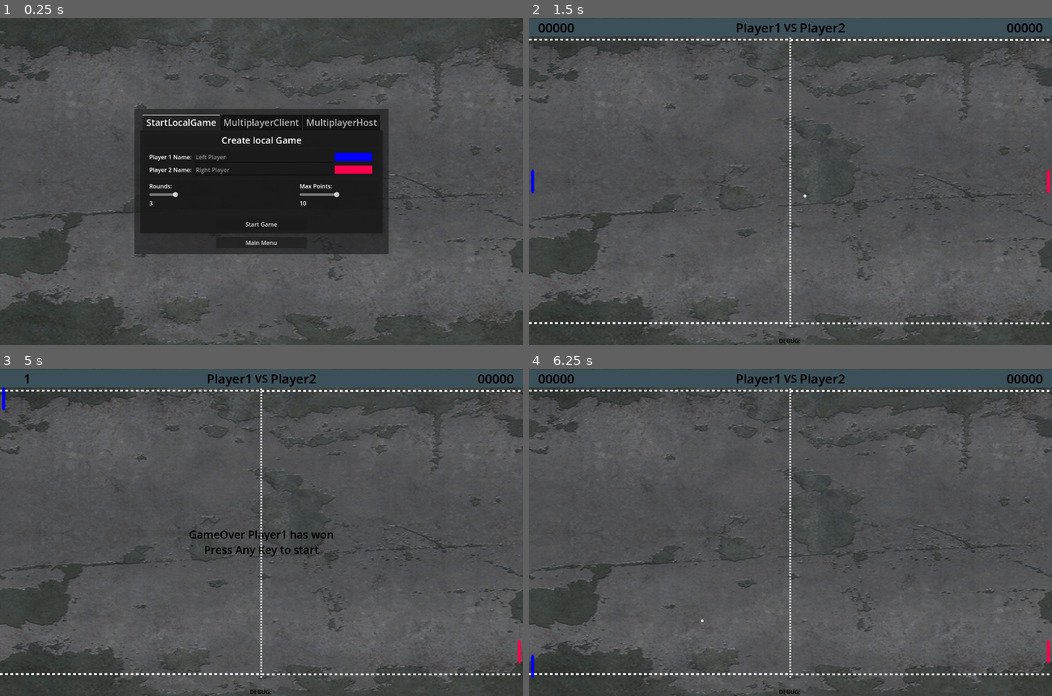
Above: before the commit, frames 1-4 (two rows, left to right).
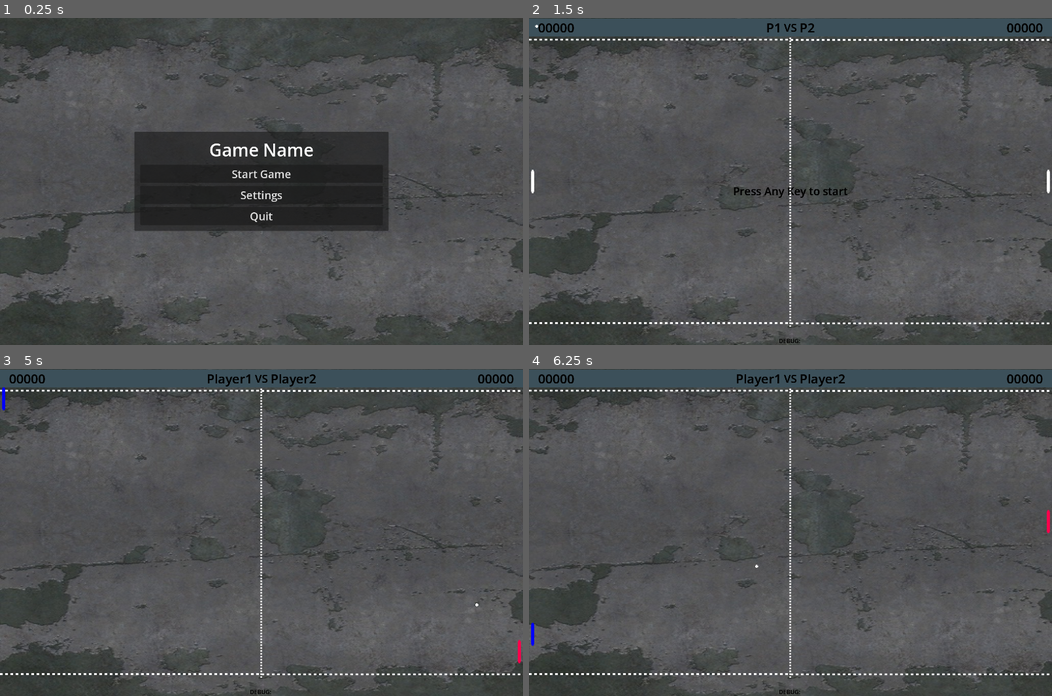
Above: after the commit, the same moments.

Repository: Fox-Alpha/Pong_Godot_4_Multiplayer
Game: Godot game, scene res://assets/Gui/MainMenu.tscn
The game is run twice, just before and just after one commit, with the same random seed, the same clock (stepped at 60 frames per second) and the same inputs.
Inputs (mouse positions are in pixels of both pictures, inside the frame that each line leads up to):
- Up to frame 1 (0.25 s): no input
- Up to frame 2 (1.5 s): click "Start Game" at 0.5 s; click (790, 224) at 1.25 s, where only the run after the commit has a clickable "Start Game"
- Up to frame 3 (5 s): tap Enter at 2 s; move the mouse to (376, 516) at 2.02 s; hold W (p1_up) 2.03-2.78 s; hold Down (p2_down) 2.03-2.78 s; click (376, 516) at 2.17 s; move the mouse to (156, 548) at 2.77 s; hold S (p1_down) 2.78-3.53 s; tap Up (p2_up) at 2.85, 4.35 s; move the mouse to (313, 460) at 3.52 s; hold Down (p2_down) 3.53-4.28 s; hold W (p1_up) from 3.53 s (still down); move the mouse to (235, 597) at 4.27 s; click (235, 597) at 4.42 s
- Up to frame 4 (6.25 s): tap Enter at 5, 5.75 s; move the mouse to (947, 581) at 5.02 s; release W (p1_up) at 5.03 s; hold Down (p2_down) 5.03-5.78 s; hold S (p1_down) from 5.03 s (still down); move the mouse to (633, 483) at 5.77 s; tap Up (p2_up) at 5.85 s

The runs differ from the first frame. In frame 1, 8.5% of the frame differs, in the area x 25-75%, y 27-73%; in frame 2, 0.5%; in frame 3, 0.6%; in frame 4, 0.2%.

Commit message:
Upd: Engine Version to 4.4 Add: Engine .UID Files Add: Engine .Import Files

Diff:
--- a/assets/Gui/MainMenu.tscn
+++ b/assets/Gui/MainMenu.tscn
@@ -1,10 +1,10 @@
 [gd_scene load_steps=6 format=3 uid="uid://cds6jx3u4sspi"]
 
-[ext_resource type="Texture2D" uid="uid://dssdoid3hbi0d" path="res://Assets/Images/bg.jpg" id="1_sbje1"]
-[ext_resource type="Script" path="res://Assets/Gui/Menu.gd" id="2_c24qy"]
-[ext_resource type="PackedScene" uid="uid://cxlbgnsgq72bu" path="res://Assets/Gui/GameSettingsView.tscn" id="5_qr1oj"]
-[ext_resource type="PackedScene" uid="uid://dho78405jgdv2" path="res://Assets/Gui/MainMenuView.tscn" id="5_xpei7"]
-[ext_resource type="PackedScene" uid="uid://cwp4lb4bp4ghb" path="res://Assets/Gui/StartGameView.tscn" id="6_1wo5n"]
+[ext_resource type="Texture2D" uid="uid://dssdoid3hbi0d" path="res://assets/images/bg.jpg" id="1_sbje1"]
+[ext_resource type="Script" uid="uid://dot8fil6lsidc" path="res://assets/Gui/Menu.gd" id="2_c24qy"]
+[ext_resource type="PackedScene" uid="uid://cxlbgnsgq72bu" path="res://assets/Gui/GameSettingsView.tscn" id="5_qr1oj"]
+[ext_resource type="PackedScene" uid="uid://dho78405jgdv2" path="res://assets/Gui/MainMenuView.tscn" id="5_xpei7"]
+[ext_resource type="PackedScene" uid="uid://cwp4lb4bp4ghb" path="res://assets/Gui/StartGameView.tscn" id="6_1wo5n"]
 
 [node name="MainMenu" type="Node"]
 
--- a/assets/paddle/paddle_controller.tscn
+++ b/assets/paddle/paddle_controller.tscn
@@ -1,9 +1,10 @@
 [gd_scene load_steps=4 format=3 uid="uid://c2ybwhakexc6j"]
 
-[ext_resource type="Script" path="res://Assets/Paddle/paddle_controller.gd" id="1_nhapd"]
-[ext_resource type="Texture2D" uid="uid://bjh0ujw0d16sl" path="res://Assets/Paddle/left_pallete_white_transp.png" id="2_j1uko"]
+[ext_resource type="Script" uid="uid://duqcl1sm0m0ly" path="res://assets/paddle/paddle_controller.gd" id="1_nhapd"]
+[ext_resource type="Texture2D" uid="uid://bjh0ujw0d16sl" path="res://assets/paddle/left_pallete_white_transp.png" id="2_j1uko"]
 
 [sub_resource type="RectangleShape2D" id="RectangleShape2D_vvg0n"]
+resource_name = "PaddleCollider"
 size = Vector2(8, 64)
 
 [node name="PaddleController" type="CharacterBody2D"]
--- a/scenes/pong.tscn
+++ b/scenes/pong.tscn
@@ -1,12 +1,12 @@
 [gd_scene load_steps=8 format=3 uid="uid://dkc3vognpleb1"]
 
-[ext_resource type="Script" path="res://Scripts/pong.gd" id="1_mwuiw"]
-[ext_resource type="PackedScene" uid="uid://b83gul6dnaceu" path="res://assets/ui.tscn" id="1_uc0f2"]
-[ext_resource type="Texture2D" uid="uid://drn4e3mbde83i" path="res://assets/images/bg.jpg" id="2_p24oy"]
+[ext_resource type="Script" uid="uid://tja8mavrgl1p" path="res://Scripts/pong.gd" id="1_mwuiw"]
+[ext_resource type="PackedScene" uid="uid://id75m5q4t5ga" path="res://assets/ui.tscn" id="1_uc0f2"]
+[ext_resource type="Texture2D" uid="uid://dssdoid3hbi0d" path="res://assets/images/bg.jpg" id="2_p24oy"]
 [ext_resource type="PackedScene" uid="uid://djj8j6o0w8386" path="res://assets/Border.tscn" id="4_cuaoi"]
-[ext_resource type="PackedScene" uid="uid://bxoq0ug0n5lgs" path="res://Assets/ball/ball_body.tscn" id="5_uf8eb"]
-[ext_resource type="PackedScene" uid="uid://coriecy1ouck2" path="res://assets/paddle/paddle_controller.tscn" id="7_0ob1d"]
-[ext_resource type="Texture2D" uid="uid://dtsss2mk683kw" path="res://assets/separator.png" id="7_5w5cs"]
+[ext_resource type="PackedScene" uid="uid://bxoq0ug0n5lgs" path="res://assets/ball/ball_body.tscn" id="5_uf8eb"]
+[ext_resource type="PackedScene" uid="uid://c2ybwhakexc6j" path="res://assets/paddle/paddle_controller.tscn" id="7_0ob1d"]
+[ext_resource type="Texture2D" uid="uid://juiob8lgj1sm" path="res://assets/separator.png" id="7_5w5cs"]
 
 [node name="Pong" type="Node2D"]
 script = ExtResource("1_mwuiw")
Not shown: 1 places in assets/Gui/GameSettingsView.tscn that only renumber resources
Not shown: 1 places in assets/Gui/MainMenu.tscn that only renumber resources
Not shown: 1 places in assets/Gui/MainMenuView.tscn that only renumber resources
Not shown, changed: assets/Resouces/Sputnik.ttf.import
